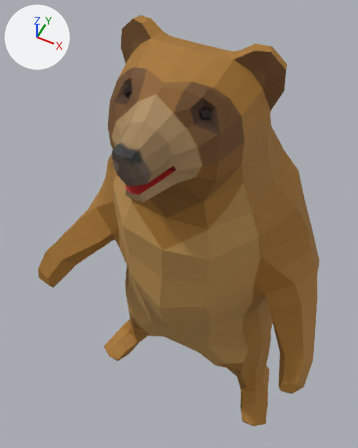
One commit to the FBX model Assets/Models/Bear/Bear_01.FBX: the scene before it, then after it.
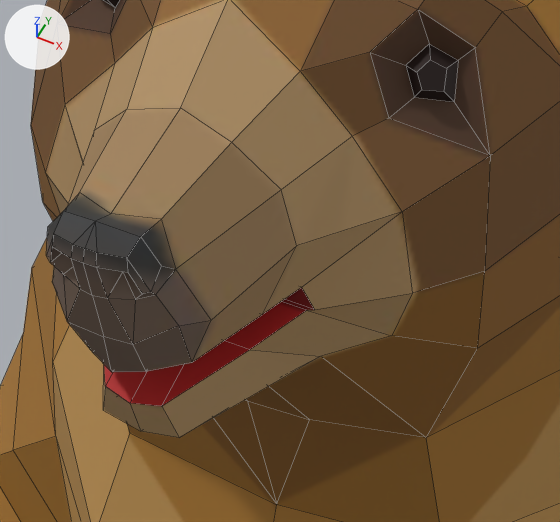
Old and new are each drawn whole from a 50 mm camera at (0.849, -1.89, 4.353) aimed at (-0.166, 0.14, 1.816) and again close up on the part from 28% to 66% of the width and 21% to 50% of the height. Arrows for +X, +Y and +Z are at upper left; the lights stay in place. The close-ups show mesh edges as thin lines. Where no turn or scale is listed for an object, it has been applied to the vertices.

The first close-up shows 'Bear'.
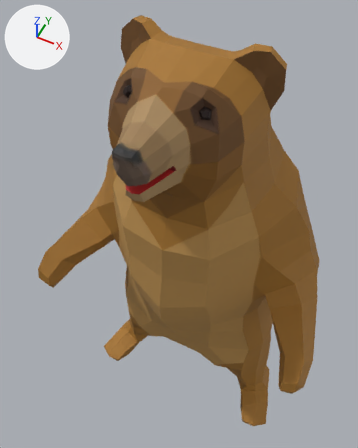
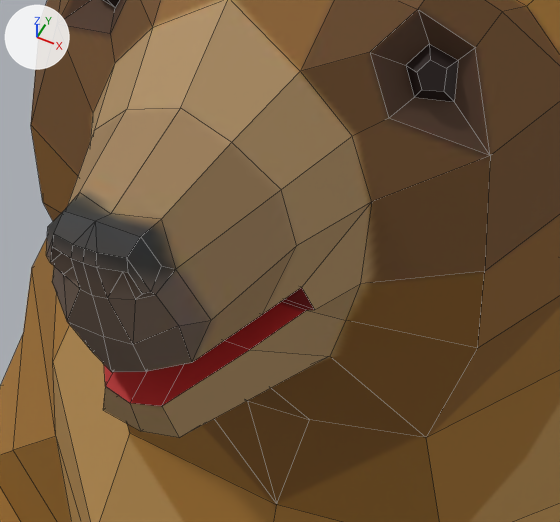
What the commit changed:
me_mesh has 533 vertices, 548 faces and spans x -0.95..0.95, y -0.69..0.71, z 0.0..3.29.
me_mesh is used by ob_bear; location (0.0, 0.0, 0.0).
Part 1, on me_mesh:
Vertex 162 of me_mesh moves from (-0.2, -0.41, 3.03) at pixel (64, 104) to (-0.16, -0.41, 3.03) at pixel (92, 113).
Vertex 179 of me_mesh moves from (-0.22, -0.43, 2.94) at pixel (45, 172) to (-0.16, -0.43, 2.93).
Vertex 180 of me_mesh moves from (-0.2, -0.44, 2.88) to (-0.15, -0.44, 2.88).
Vertex 182 of me_mesh moves from (-0.13, -0.47, 2.85) to (-0.13, -0.45, 2.83).
Vertex 459 of me_mesh moves from (0.2, -0.41, 3.03) at pixel (402, 211) to (0.16, -0.41, 3.03) at pixel (371, 201).
Vertex 476 of me_mesh moves from (0.22, -0.43, 2.94) at pixel (412, 293) to (0.16, -0.43, 2.93) at pixel (360, 283).
Vertex 477 of me_mesh moves from (0.2, -0.44, 2.88) at pixel (391, 335) to (0.15, -0.44, 2.88) at pixel (345, 320).
Vertex 480 of me_mesh moves from (0.13, -0.47, 2.85) at pixel (320, 356) to (0.13, -0.45, 2.83) at pixel (329, 356).

Location of each change, [x1, y1, x2, y2] in pixels of the close-ups (560 x 522 px; the box of a moved part takes in the faces that stretch with it):
part 1 of me_mesh, moved or reshaped: [31, 24, 490, 438] in both
